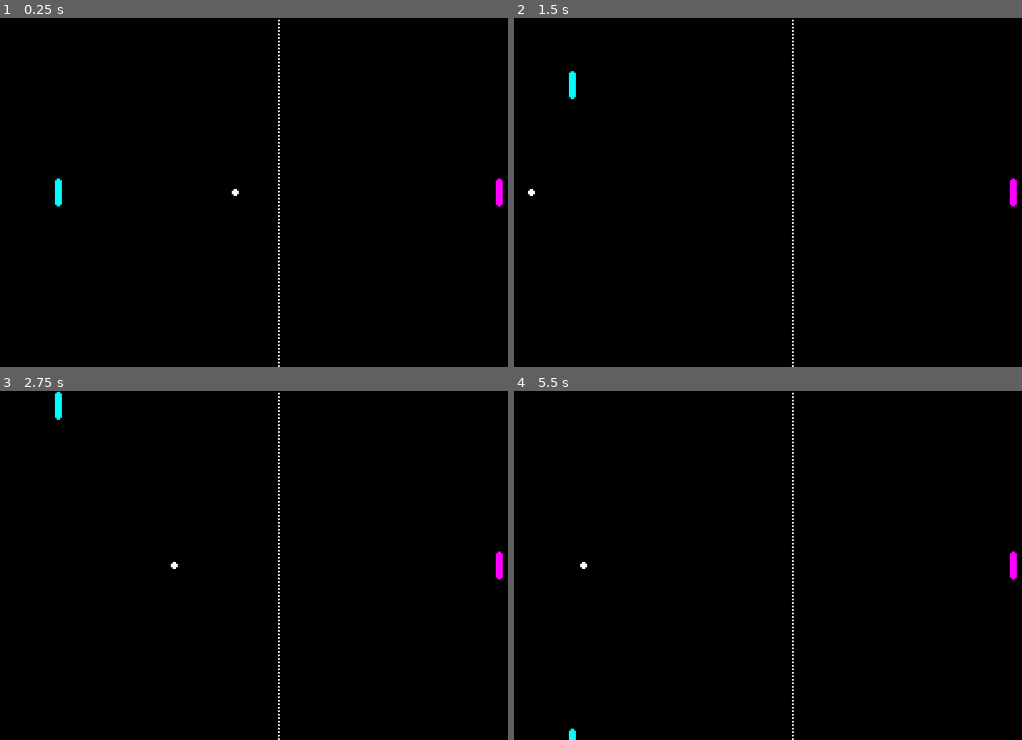
Above: before the commit, frames 1-4 (two rows, left to right).
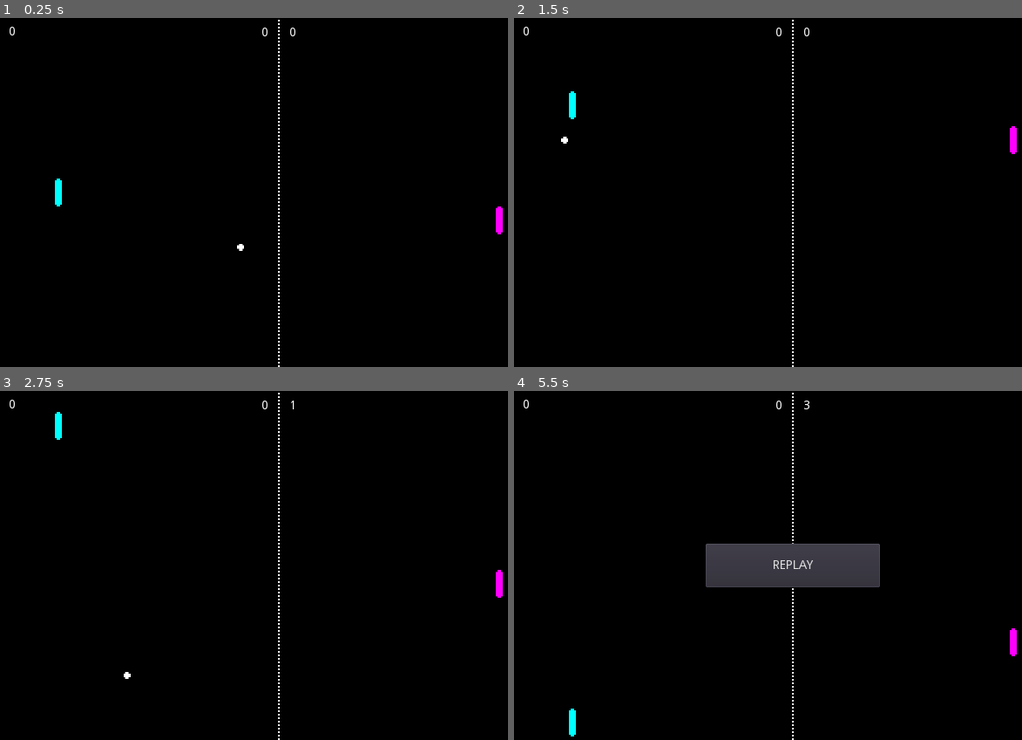
Above: after the commit, the same moments.

Repository: Sean-Warne/godot-pong
Game: Godot game, scene res://game.tscn
Two runs of this game, one before a commit and one after it. Both use one fixed random seed, a clock stepped at 60 frames per second and the inputs below.
Inputs:
- Up to frame 1 (0.25 s): no input
- Up to frame 2 (1.5 s): hold W (up) 0.53-1.28 s; hold S (down) from 1.28 s (still down)
- Up to frame 3 (2.75 s): release S (down) at 2.03 s; hold W (up) from 2.03 s (still down)
- Up to frame 4 (5.5 s): release W (up) at 3.53 s; hold S (down) from 3.53 s (still down)

The runs differ from the first frame. In frame 1, 0.3% of the frame differs, in the area x 1-99%, y 2-67%; in frame 2, 0.5%; in frame 3, 0.4%; in frame 4, 4.7%, in the area x 1-99%, y 2-100%.

Commit message:
working game, requires polish

Diff:
--- a/ball.gd
+++ b/ball.gd
@@ -1,25 +1,93 @@
 extends KinematicBody2D
 
 const INITIAL_SPEED = 200
-const INITIAL_POS = Vector2(320, 200)
+const INITIAL_POSITION = Vector2(320, 200)
+
+var screen_size
+var velocity  = Vector2()
 var ball_speed = INITIAL_SPEED
 
-var velocity = Vector2.ZERO
+var left_score = 0
+var right_score = 0
+var bounces = 0
 
-func start(pos):
-	position = pos
+var rng = RandomNumberGenerator.new()
+
+func reset():
+	# reset ball
+	rng.randomize()
+	ball_speed = INITIAL_SPEED
+	position   = Vector2(320, rng.randf_range(100, 300))
+	velocity  = Vector2(-1, rng.randf_range(-.7, .7)) * ball_speed
 	show()
-	$CollisionShape2D.disabled = false
 
 func _ready():
-	pass
+	screen_size = get_viewport_rect().size
 
-func _process(delta):
-	velocity = Vector2(-1.0, 0)
+	get_parent().get_node("Button").visible = false
+	get_parent().get_node("left_score").text = str(left_score)
+	get_parent().get_node("right_score").text = str(right_score)
+	get_parent().get_node("bounces").text = str(bounces)
+
+	reset()
+
+func _physics_process(delta):
 	velocity = velocity.normalized() * ball_speed
 
-	velocity = move_and_collide(velocity * delta)
+	# top and bottom boundaries
+	if position.y < 10 or position.y > screen_size.y - 10:
+		velocity.y *= -1
 
-func _on_VisibilityNotifier2D_screen_exited():
+	# paddle
+	var collision = move_and_collide(velocity * delta)
+	if collision:
+		velocity = velocity.bounce(collision.normal)
+		ball_speed *= 1.2
 
-	start(INITIAL_POS)
+		bounces += 1
+		get_parent().get_node("bounces").text = str(bounces)
+
+#		rng.randomize()
+#		# move the ball in the direction the paddle is travelling
+#		var paddle_velocity = get_parent().get_node("left_paddle").velocity.y
+#		if paddle_velocity != 0:
+#			velocity.y += (get_parent().get_node("left_paddle").velocity.y / 10)
+#		else:
+#			velocity.y *= rng.randf_range(-.7, .7)
+#		velocity.x *= rng.randf_range(-.7, .7)
+
+	# scoring
+	if position.x < 0:
+		right_score += 1
+		get_parent().get_node("right_score").text = str(right_score)
+		if right_score == 3:
+			print("YOU LOSE")
+			game_over()
+		else:
+			reset()
+	elif position.x > 640:
+		left_score += 1
+		if left_score == 10:
+			print("YOU WIN")
+			game_over()
+		else:
+			reset()
+		get_parent().get_node("left_score").text = str(left_score)
+		reset()
+
+func game_over():
+	position = INITIAL_POSITION
+	velocity = Vector2.ZERO
+	get_parent().get_node("Button").visible = true
+
+func _on_Button_pressed():
+	get_parent().get_node("Button").visible = false
+
+	right_score = 0
+	left_score = 0
+	bounces = 0
+	get_parent().get_node("left_score").text = str(left_score)
+	get_parent().get_node("right_score").text = str(right_score)
+	get_parent().get_node("bounces").text = str(bounces)
+
+	reset()
--- a/game.tscn
+++ b/game.tscn
@@ -6,8 +6,9 @@
 [ext_resource path="res://assets/right_pallete.png" type="Texture" id=4]
 [ext_resource path="res://left_paddle.gd" type="Script" id=5]
 [ext_resource path="res://ball.gd" type="Script" id=6]
+[ext_resource path="res://right_paddle.gd" type="Script" id=7]
 
-[sub_resource type="CapsuleShape2D" id=1]
+[sub_resource type="CapsuleShape2D" id=6]
 radius = 4.0
 height = 24.0
 
@@ -24,16 +25,17 @@
 texture = ExtResource( 1 )
 
 [node name="CollisionShape2D" type="CollisionShape2D" parent="left_paddle"]
-shape = SubResource( 1 )
+shape = SubResource( 6 )
 
 [node name="right_paddle" type="KinematicBody2D" parent="."]
 position = Vector2( 573, 200 )
+script = ExtResource( 7 )
 
 [node name="Sprite" type="Sprite" parent="right_paddle"]
 texture = ExtResource( 4 )
 
 [node name="CollisionShape2D" type="CollisionShape2D" parent="right_paddle"]
-shape = SubResource( 1 )
+shape = SubResource( 6 )
 
 [node name="separator" type="Sprite" parent="."]
 position = Vector2( 320, 200 )
@@ -49,6 +51,41 @@
 [node name="CollisionShape2D" type="CollisionShape2D" parent="ball"]
 shape = SubResource( 2 )
 
-[node name="VisibilityNotifier2D" type="VisibilityNotifier2D" parent="ball"]
+[node name="left_score" type="RichTextLabel" parent="."]
+margin_left = 300.0
+margin_top = 10.0
+margin_right = 340.0
+margin_bottom = 50.0
+custom_colors/font_color_selected = Color( 1, 1, 1, 1 )
+bbcode_text = "0"
+text = "0"
+scroll_active = false
 
-[connection signal="screen_exited" from="ball/VisibilityNotifier2D" to="ball" method="_on_VisibilityNotifier2D_screen_exited"]
+[node name="right_score" type="RichTextLabel" parent="."]
+margin_left = 332.0
+margin_top = 10.0
+margin_right = 372.0
+margin_bottom = 50.0
+custom_colors/font_color_selected = Color( 1, 1, 1, 1 )
+bbcode_text = "0"
+text = "0"
+scroll_active = false
+
+[node name="Button" type="Button" parent="."]
+margin_left = 220.0
+margin_top = 175.0
+margin_right = 420.0
+margin_bottom = 225.0
+text = "REPLAY"
+
+[node name="bounces" type="RichTextLabel" parent="."]
+margin_left = 10.0
+margin_top = 9.0
+margin_right = 50.0
+margin_bottom = 49.0
+custom_colors/font_color_selected = Color( 1, 1, 1, 1 )
+bbcode_text = "0"
+text = "0"
+scroll_active = false
+
+[connection signal="pressed" from="Button" to="ball" method="_on_Button_pressed"]
--- a/left_paddle.gd
+++ b/left_paddle.gd
@@ -2,7 +2,6 @@
 
 export (int) var paddle_speed = 200
 var screen_size
-
 var velocity = Vector2.ZERO
 
 func _ready():
@@ -10,16 +9,13 @@
 
 func get_input():
 	velocity = Vector2.ZERO
-	if Input.is_action_pressed("up"):
+	if Input.is_action_pressed("up") and position.y > 25:
 		velocity.y -= 1
-	elif Input.is_action_pressed("down"):
+	elif Input.is_action_pressed("down") and position.y < screen_size.y - 25:
 		velocity.y += 1
 	velocity = velocity.normalized() * paddle_speed
 
-func _process(delta):
+func _physics_process(delta):
 	get_input()
-
 	position += velocity * delta
-	position.y = clamp(position.y, 0, screen_size.y)
-
-	velocity = move_and_collide(velocity * delta)
+	move_and_collide(velocity * delta)
--- /dev/null
+++ b/right_paddle.gd
@@ -0,0 +1,42 @@
+extends KinematicBody2D
+
+const ACCELERATION = 500
+const FRICTION = 500
+
+export (int) var paddle_speed = 100
+
+var ball_pos
+var follow_speed
+var velocity = Vector2.ZERO
+var input_vector = Vector2.ZERO
+
+onready var screen_size = get_viewport_rect().size
+
+func _ready():
+	pass
+
+func move(delta):
+	input_vector = Vector2.ZERO
+	ball_pos = get_parent().get_node("ball").position
+
+	if position.x - ball_pos.x < 400:
+		follow_speed = 10
+	else:
+		follow_speed = 50
+
+	if position.y > ball_pos.y + 5 and position.y > 25:
+		input_vector.y -= 1
+	elif position.y < ball_pos.y - 5 and position.y < screen_size.y - 25:
+		input_vector.y += 1
+
+	input_vector.normalized()
+
+	if input_vector != Vector2.ZERO:
+		velocity = velocity.move_toward(input_vector * paddle_speed, ACCELERATION * delta)
+	else:
+		velocity = velocity.move_toward(Vector2.ZERO, FRICTION * delta)
+
+func _physics_process(delta):
+	move(delta)
+	position += velocity * delta
+	move_and_collide(velocity * delta)
Not shown: 1 places in game.tscn that only renumber resources
